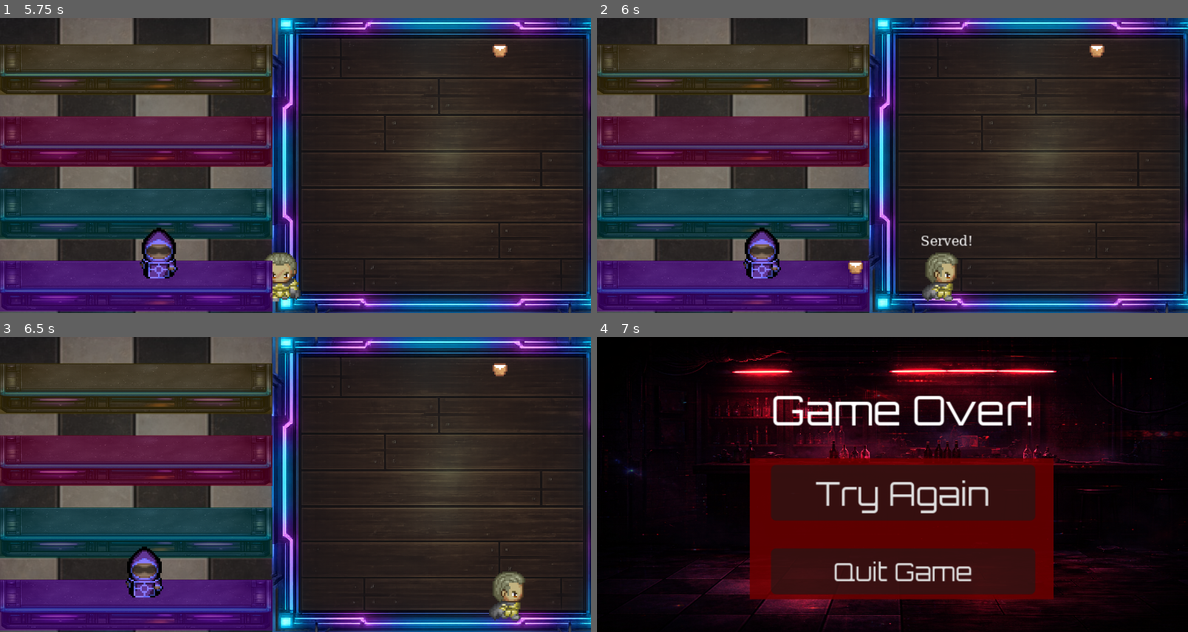
Above: before the commit, frames 1-4 (two rows, left to right).
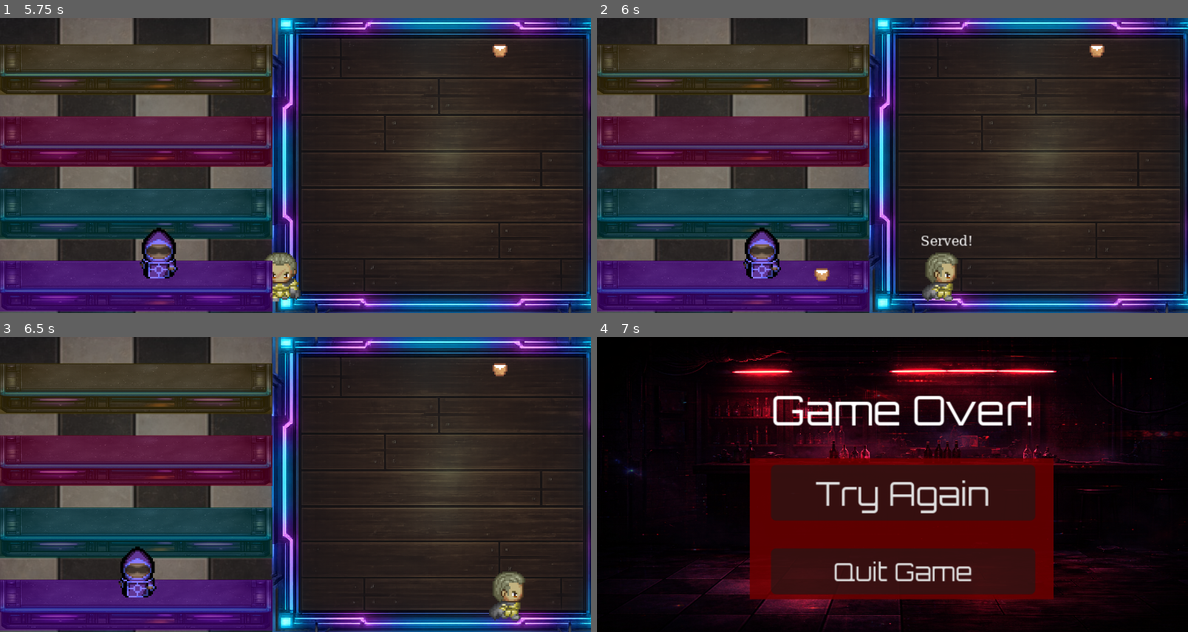
Above: after the commit, the same moments.

Repository: CCV-JamesNye/Game-Programming
Game: Godot game, scene res://Scenes/main_menu.tscn
Same seed, same stepped clock (60 frames per second), same inputs: the game is played once before the commit and once after it.
Inputs:
- Up to frame 1 (5.75 s): click "Start Game" at 0.5 s; hold E (serve) 1.28-2.03 s; hold W (up) 1.28-2.78 s; tap E (serve) at 2.1, 4.35 s; hold A (left) 2.78-3.5 s; hold E (serve) 2.78-3.5 s; click "Try Again" at 3.5 s; hold A (left) 4.28-5.03 s; hold S (down) from 5.03 s (still down); hold E (serve) from 5.03 s (still down)
- Up to frame 2 (6 s): release S (down) at 5.78 s; release E (serve) at 5.78 s; hold D (right) from 5.78 s (still down); tap E (serve) at 5.85 s
- Up to frame 3 (6.5 s): keep holding D (right)
- Up to frame 4 (7 s): release D (right) at 6.53 s; hold W (up) from 6.53 s (still down); hold E (serve) from 6.53 s (still down)

Frame 1 is identical in both runs. In frame 2, 0.2% of the frame differs, in the area x 36-45%, y 82-90%; in frame 3, 0.9%, in the area x 20-28%, y 71-89%; in frame 4, nothing differs.

Commit message:
Drink Path
- Added path & drink movement so served drinks follow a lane path instead of floating directly to the customer.
- Added queue point to lanes so customers can start lining up behind the front customer.

Diff:
--- a/cyber-tap/Scenes/CyberTapBar.tscn
+++ b/cyber-tap/Scenes/CyberTapBar.tscn
@@ -209,6 +209,12 @@
 [sub_resource type="CircleShape2D" id="CircleShape2D_t6t08"]
 radius = 14.0
 
+[sub_resource type="Curve2D" id="Curve2D_d7njm"]
+_data = {
+"points": PackedVector2Array(0, 0, 0, 0, 82.01471, -8.6923065, 0, 0, 0, 0, 13.044121, -1.7692261)
+}
+point_count = 2
+
 [sub_resource type="RectangleShape2D" id="RectangleShape2D_18en6"]
 size = Vector2(363, 10)
 
@@ -322,6 +328,9 @@
 [node name="StopPoint" type="Marker2D" parent="Lane1/Customer Zone" unique_id=992366754]
 position = Vector2(50, 0)
 
+[node name="QueuePoint1" type="Marker2D" parent="Lane1/Customer Zone" unique_id=2014324589]
+position = Vector2(19, 0)
+
 [node name="BartenderLaneDetection" type="Area2D" parent="Lane1" unique_id=557198821]
 position = Vector2(83, -7)
 collision_mask = 2
@@ -332,6 +341,16 @@
 position = Vector2(2, 1)
 shape = SubResource("CircleShape2D_t6t08")
 debug_color = Color(0, 0.54241186, 0.1559813, 0.41960785)
+
+[node name="DrinkPath" type="Path2D" parent="Lane1" unique_id=161041841]
+position = Vector2(7.0850716, -11.544071)
+scale = Vector2(0.91343284, -0.062592566)
+curve = SubResource("Curve2D_d7njm")
+
+[node name="DrinkPathFollow" type="PathFollow2D" parent="Lane1/DrinkPath" unique_id=1141981167]
+position = Vector2(82.01471, -8.6923065)
+rotation = 3.0415504
+loop = false
 
 [node name="Lane2" type="StaticBody2D" parent="." unique_id=146333551]
 position = Vector2(82, 126)
@@ -377,6 +396,16 @@
 shape = SubResource("CircleShape2D_t6t08")
 debug_color = Color(0, 0.54241186, 0.1559813, 0.41960785)
 
+[node name="DrinkPath" type="Path2D" parent="Lane2" unique_id=1542840645]
+position = Vector2(7.0850716, -11.544071)
+scale = Vector2(0.91343284, -0.062592566)
+curve = SubResource("Curve2D_d7njm")
+
+[node name="DrinkPathFollow" type="PathFollow2D" parent="Lane2/DrinkPath" unique_id=1572481249]
+position = Vector2(82.01471, -8.6923065)
+rotation = 3.0415504
+loop = false
+
 [node name="Lane3" type="StaticBody2D" parent="." unique_id=464481605]
 position = Vector2(82, 82)
 script = ExtResource("4_yfl2y")
@@ -421,6 +450,16 @@
 shape = SubResource("CircleShape2D_t6t08")
 debug_color = Color(0, 0.54241186, 0.1559813, 0.41960785)
 
+[node name="DrinkPath" type="Path2D" parent="Lane3" unique_id=919740499]
+position = Vector2(7.0850716, -11.544071)
+scale = Vector2(0.91343284, -0.062592566)
+curve = SubResource("Curve2D_d7njm")
+
+[node name="DrinkPathFollow" type="PathFollow2D" parent="Lane3/DrinkPath" unique_id=1372443213]
+position = Vector2(82.01471, -8.6923065)
+rotation = 3.0415504
+loop = false
+
 [node name="Lane4" type="StaticBody2D" parent="." unique_id=1014079764]
 position = Vector2(82, 38)
 script = ExtResource("4_yfl2y")
@@ -464,6 +503,16 @@
 position = Vector2(2, 1)
 shape = SubResource("CircleShape2D_t6t08")
 debug_color = Color(0, 0.54241186, 0.1559813, 0.41960785)
+
+[node name="DrinkPath" type="Path2D" parent="Lane4" unique_id=1453782943]
+position = Vector2(7.0850716, -11.544071)
+scale = Vector2(0.91343284, -0.062592566)
+curve = SubResource("Curve2D_d7njm")
+
+[node name="DrinkPathFollow" type="PathFollow2D" parent="Lane4/DrinkPath" unique_id=1952906973]
+position = Vector2(82.01471, -8.6923065)
+rotation = 3.0415504
+loop = false
 
 [node name="CustomerSpawner" type="Node2D" parent="." unique_id=1030132001]
 position = Vector2(-12, 144)
--- a/cyber-tap/Scenes/player/bartender_(player).gd
+++ b/cyber-tap/Scenes/player/bartender_(player).gd
@@ -84,11 +84,16 @@
 	var drink = drink_scene.instantiate()
 	get_parent().add_child(drink)
 
-	var start_position = global_position
-	var end_position = current_lane.get_stop_point_global_position()
+	var path_follow = current_lane.get_drink_path_follow()
 
 	drink.arrived.connect(_on_drink_arrived)
-	drink.launch(start_position, end_position, current_lane)
+
+	if path_follow != null:
+		drink.launch_on_path(path_follow, current_lane)
+	else:
+		var start_position = current_lane.get_serve_start_global_position()
+		var end_position = current_lane.get_stop_point_global_position()
+		drink.launch(start_position, end_position, current_lane)
 
 func _on_drink_arrived(drink, lane) -> void:
 	if lane.current_customer != null:
--- a/cyber-tap/Scripts/drink.gd
+++ b/cyber-tap/Scripts/drink.gd
@@ -7,6 +7,8 @@
 var lane = null
 var target_position: Vector2
 var moving:= false
+var path_follow: PathFollow2D = null
+var path_progress := 0.0
 
 func launch(start_position: Vector2, end_position: Vector2, target_lane):
 	global_position = start_position
@@ -14,9 +16,29 @@
 	lane = target_lane
 	moving = true
 
+func launch_on_path(drink_path_follow: PathFollow2D, target_lane):
+	path_follow = drink_path_follow
+	lane = target_lane
+	path_progress = 0.0
+	moving = true
+
+	path_follow.progress = path_progress
+	global_position = path_follow.global_position
+
 func _physics_process(delta: float) -> void:
 	if moving == false:
 		return
+
+	if path_follow != null:
+		path_progress += speed * delta
+		path_follow.progress = path_progress
+		global_position = path_follow.global_position
+
+		if path_follow.progress_ratio >= 1.0:
+			moving = false
+			arrived.emit(self, lane)
+		return
+
 	var direction := target_position - global_position
 	var distance_this_frame := speed * delta
 
--- a/cyber-tap/Scripts/lane.gd
+++ b/cyber-tap/Scripts/lane.gd
@@ -2,6 +2,7 @@
 @export var lane_index: int = 0
 
 var current_customer = null
+var customer_queue: Array = []
 
 func _on_customer_zone_body_entered(body: Node2D) -> void:
 	if body.name == "Customer":
@@ -26,3 +27,19 @@
 		if child is Marker2D and child.name.begins_with("ServeStartPoint"):
 			return child.global_position
 	return global_position
+
+func get_drink_path_follow() -> PathFollow2D:
+	return get_node_or_null("DrinkPath/DrinkPathFollow")
+
+func get_queue_point_global_position() -> Vector2:
+	var customer_zone = get_node_or_null("Customer Zone")
+
+	if customer_zone == null:
+		return global_position
+
+	var queue_point = customer_zone.get_node_or_null("QueuePoint1")
+
+	if queue_point == null:
+		return get_stop_point_global_position()
+
+	return queue_point.global_position
